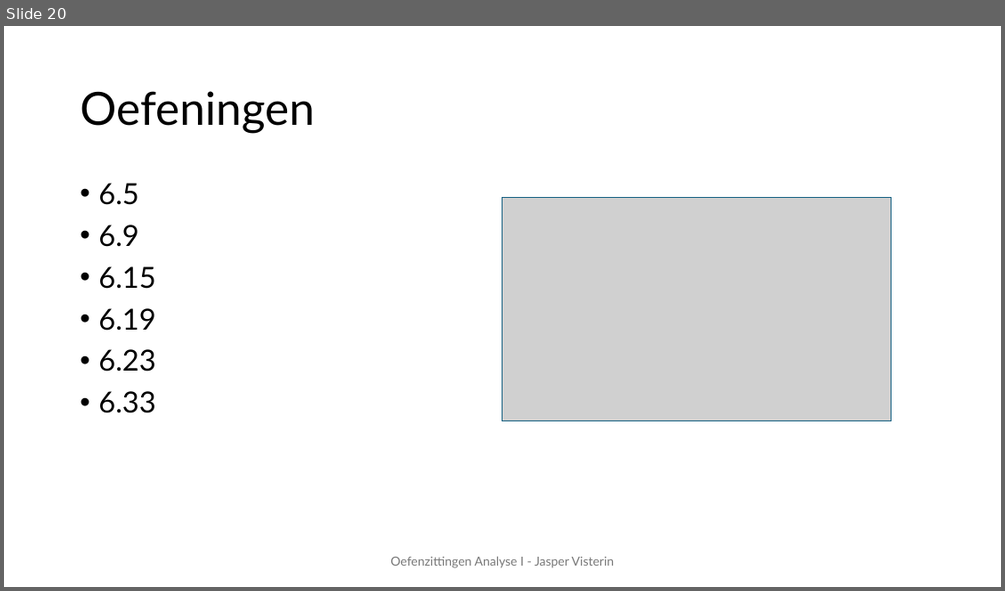
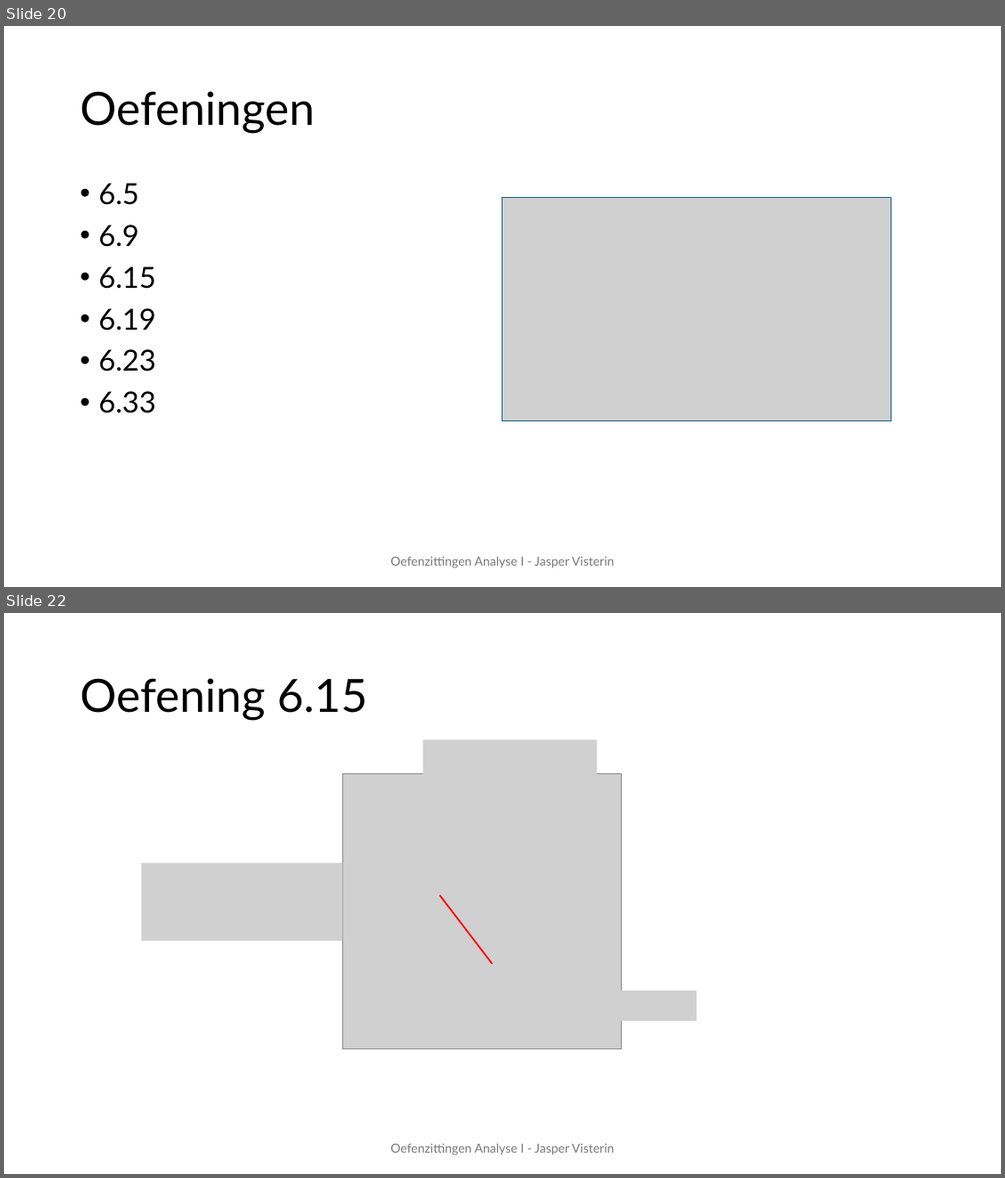
Before and after one commit to JasperVisterin/JasperVisterin.github.io, a slide deck: files/Oefenzitting 5.pptx. Shown one above the other, each under a label of ours: slide 20 before the commit, slides 20 and 22 after it; the slides between them are not shown. The pictures are 1005x591 and 1005x1178 pixels, drawn with LibreOffice and Linux fonts; fonts in the diff are those of the drawing; grey boxes stand for pictures. Boxes give left, top, right and bottom in pixels: in the first picture for what was removed or moved away, otherwise in the second. Text is boxed around its words. In the diff, an @@ line names an element or a change of style, - is before the commit and + after.

Commit message:
Oefenzitting 5 met hints en opl

```diff
--- a/files/Oefenzitting 5.pptx
+++ b/files/Oefenzitting 5.pptx
@@ slide 22 added at [4,613,1001,1174], background #FFFFFF @@
@@ title added at [80,678,367,720], 44 pt, text #000000 @@
+Oefening 6.15
@@ picture added at [423,739,597,774] @@
@@ picture added at [343,774,621,1049] @@
@@ picture added at [142,863,343,941] @@
@@ line added from (440, 895) to (493, 964), #FF0000 1.5 pt @@
@@ picture added at [547,990,696,1021] @@
@@ text added at [390,1143,614,1155], 12 pt, text #797979 @@
+Oefenzittingen Analyse I - Jasper Visterin
```
Also in this commit, not shown: 1 slide changed, 8 other slides added.
